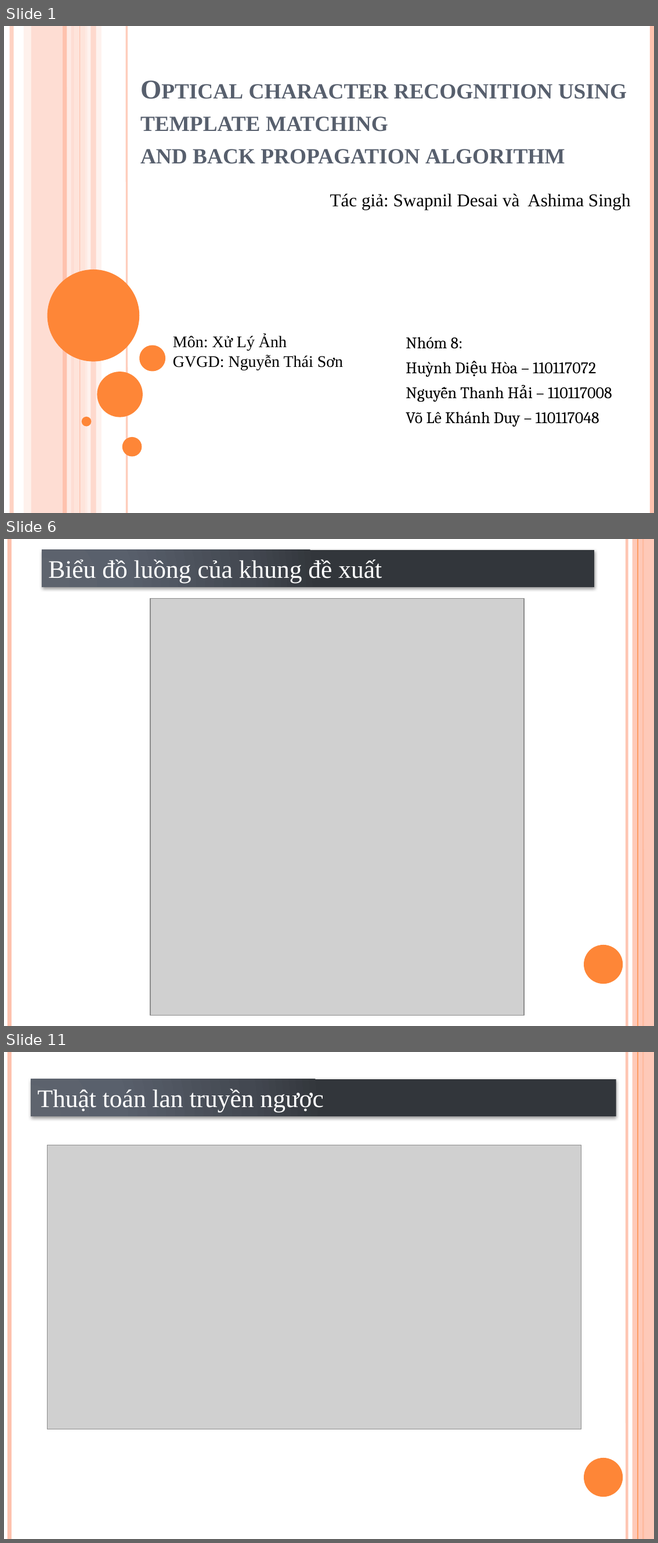
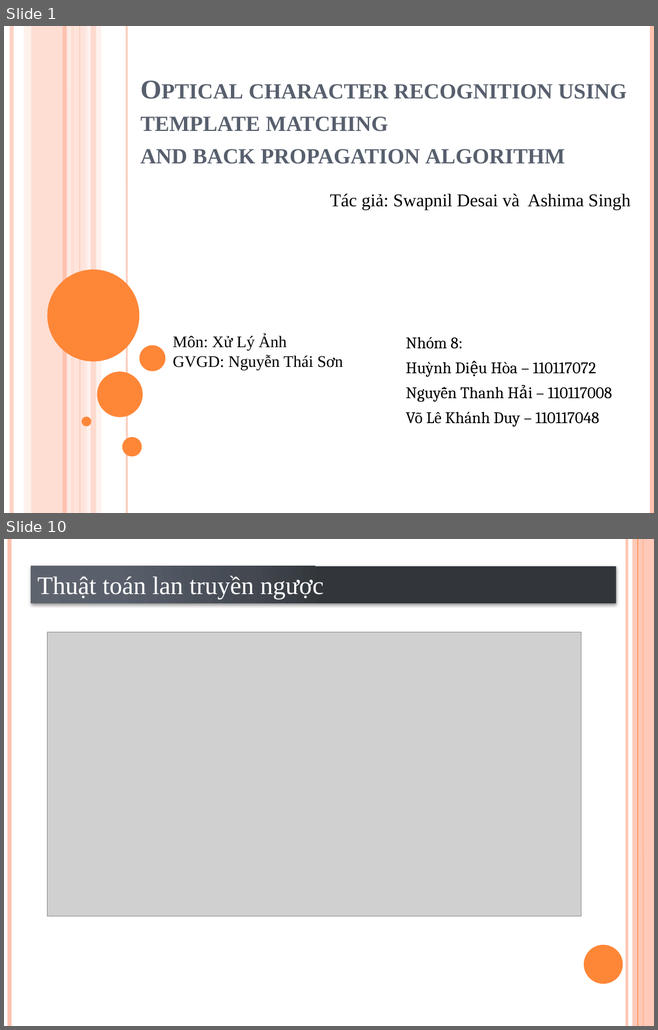
Before and after one commit to VoLeKhanhDuy/Xu_Ly_Anh, a slide deck: Optical character recognition using template matching.pptx. Shown one above the other, each under a label of ours: slides 1, 6 and 11 before the commit, slides 1 and 10 after it; the slides between them are not shown. The pictures are 658x1543 and 658x1030 pixels, drawn with LibreOffice and Linux fonts; fonts in the diff are those of the drawing; grey boxes stand for pictures. Boxes give left, top, right and bottom in pixels: in the first picture for what was removed or moved away, otherwise in the second. Text is boxed around its words. In the diff, an @@ line names an element or a change of style, - is before the commit and + after.

```diff
--- a/Optical character recognition using template matching.pptx
+++ b/Optical character recognition using template matching.pptx
@@ slide 6 removed at <box>4,539,654,1026</box>, background #FFFFFF; not listed: 6 template elements that a slide beside it also shows @@
@@ rectangle removed at <box>42,550,594,587</box> @@
-Biểu đồ luồng của khung đề xuất
@@ picture removed at <box>150,599,524,1016</box> @@
@@ what was slide 11 is now slide 10 @@
```
Also in this commit, not shown: 2 slides changed, 7 slides added, 10 other slides removed, 9 other files.
